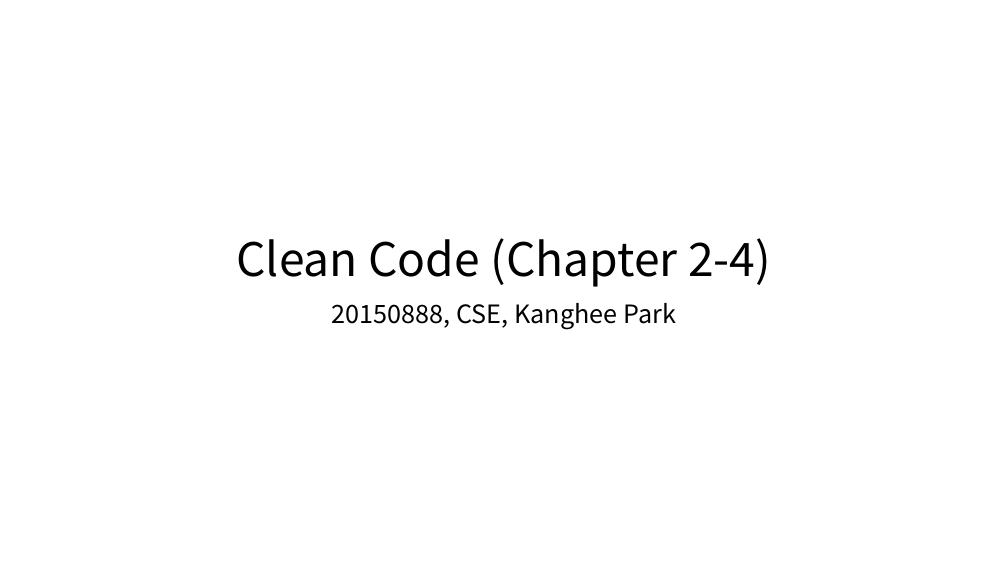
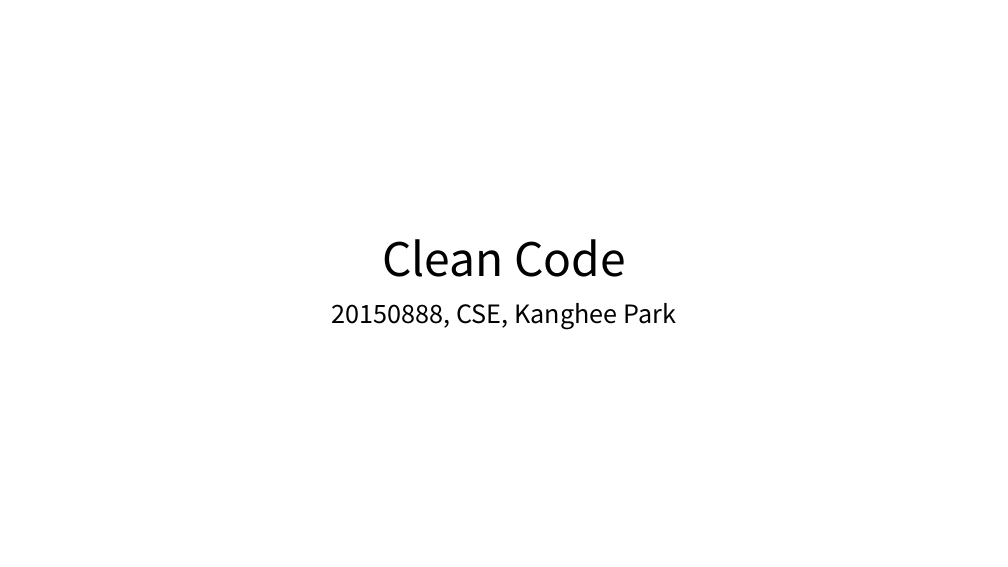
Before and after one commit to Eyebrowmoon/CS490, a slide deck: slide 1 of cleanCode1.pptx. Drawn at 1008x567 pixels with LibreOffice and Linux fonts; fonts in the diff are those of the drawing. Boxes give left, top, right and bottom in pixels: in the first picture for what was removed or moved away, otherwise in the second. Text is boxed around its words. In the diff, an @@ line names an element or a change of style, - is before the commit and + after.

Commit message:
Clean Code Chapter 7, 9, 10 Done

```diff
--- a/cleanCode1.pptx
+++ b/cleanCode1.pptx
@@ title at box(382, 239, 626, 277): text changed @@
-Clean Code (Chapter 2-4)
+Clean Code
```
Also in this commit, not shown: 3 other slides changed, 4 slides added.
